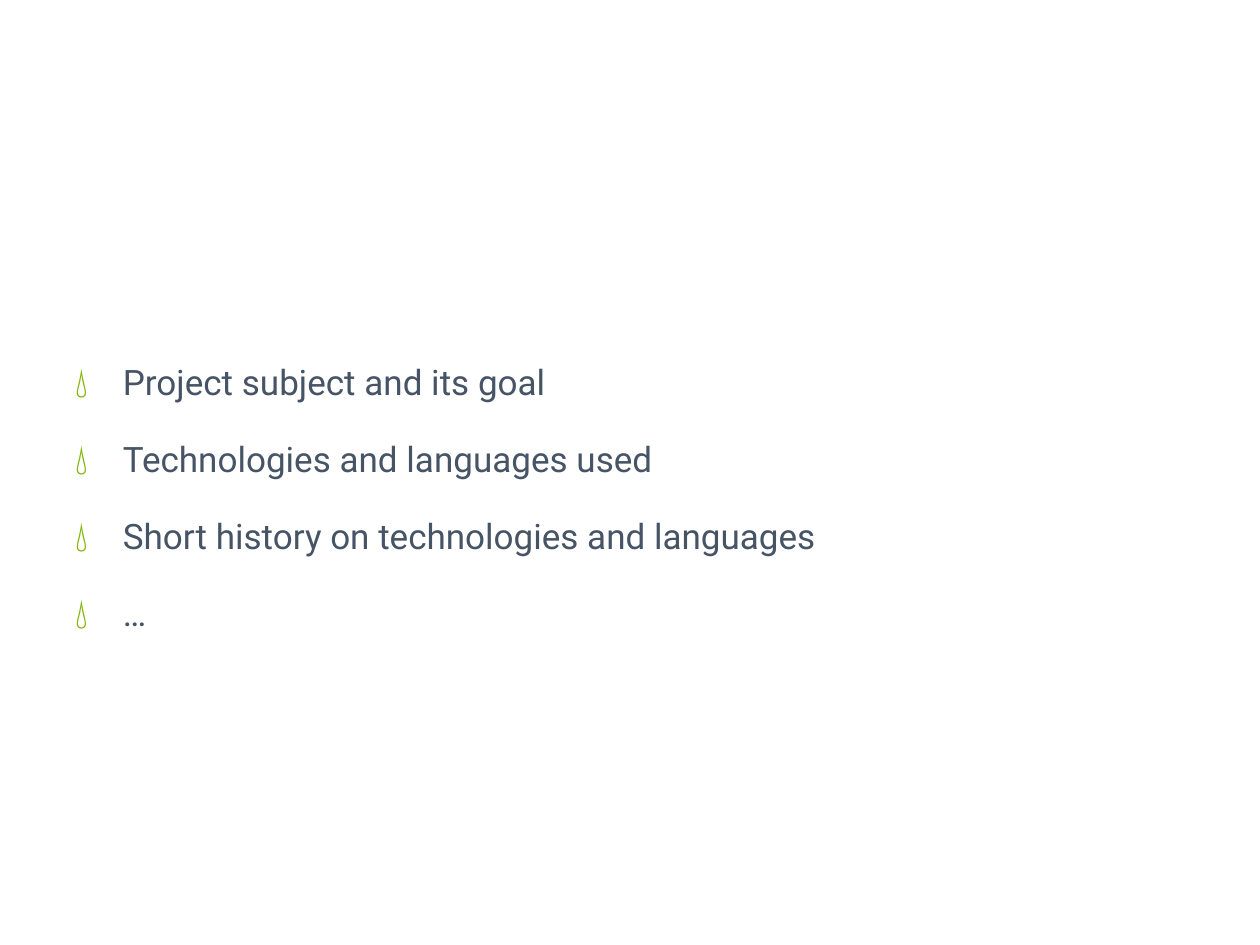
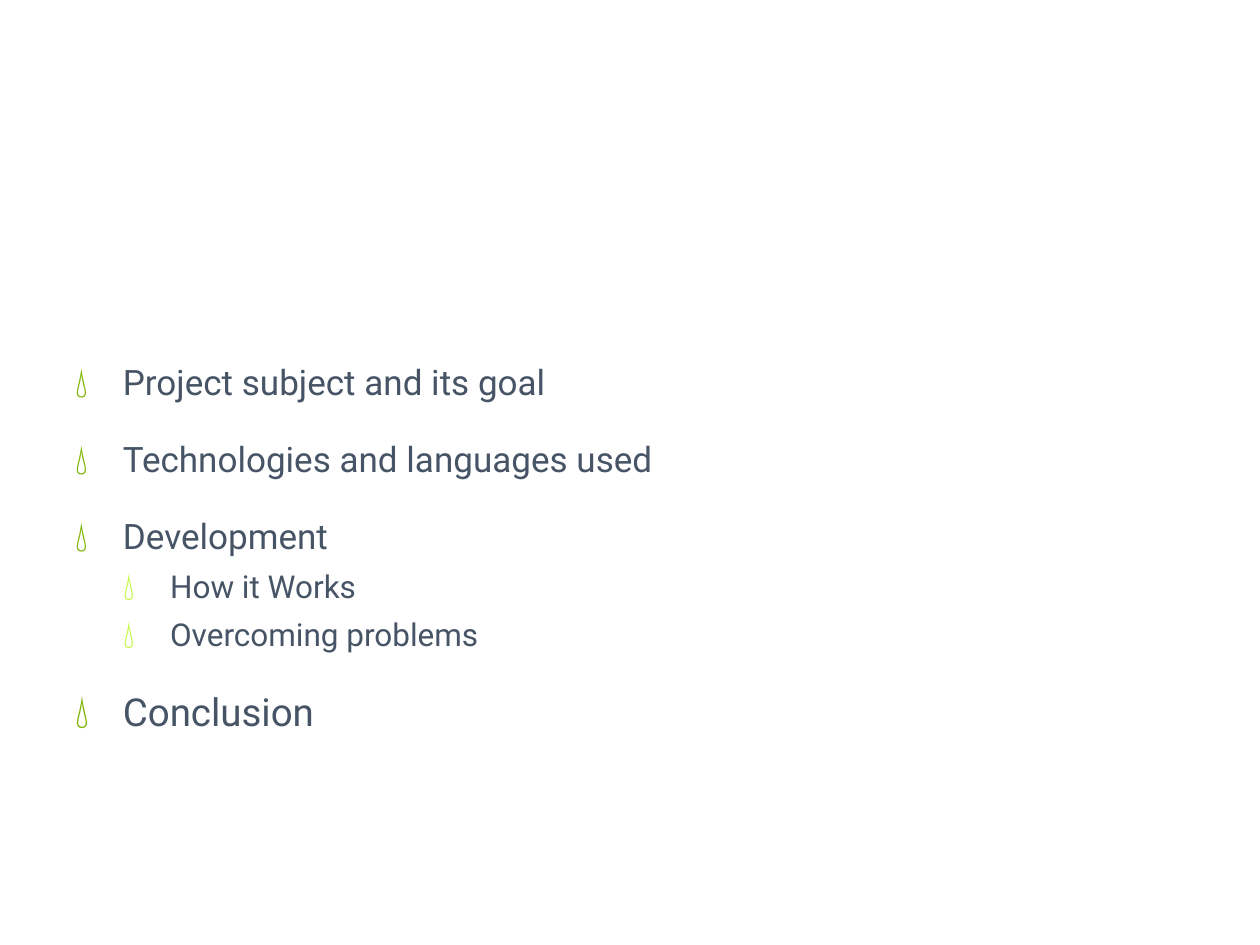
Before and after one commit to hamedabdy/l3o2, a slide deck: slide 3 of documents/Presentation Projet.pptx. Drawn at 1260x945 pixels with LibreOffice and Linux fonts; fonts in the diff are those of the drawing; background and template pictures are left out. Boxes give left, top, right and bottom in pixels: in the first picture for what was removed or moved away, otherwise in the second. Text is boxed around its words. In the diff, an @@ line names an element or a change of style, - is before the commit and + after.

```diff
--- a/documents/Presentation Projet.pptx
+++ b/documents/Presentation Projet.pptx
@@ text at (123, 522, 478, 727): text changed; size 20 to 18 pt @@
-💧 Short history on technologies and languages
-💧 …
+💧 Development
+  💧 How it Works
+  💧 Overcoming problems
+💧 Conclusion
```
Also in this commit, not shown: 2 other slides changed, 7 other files.
